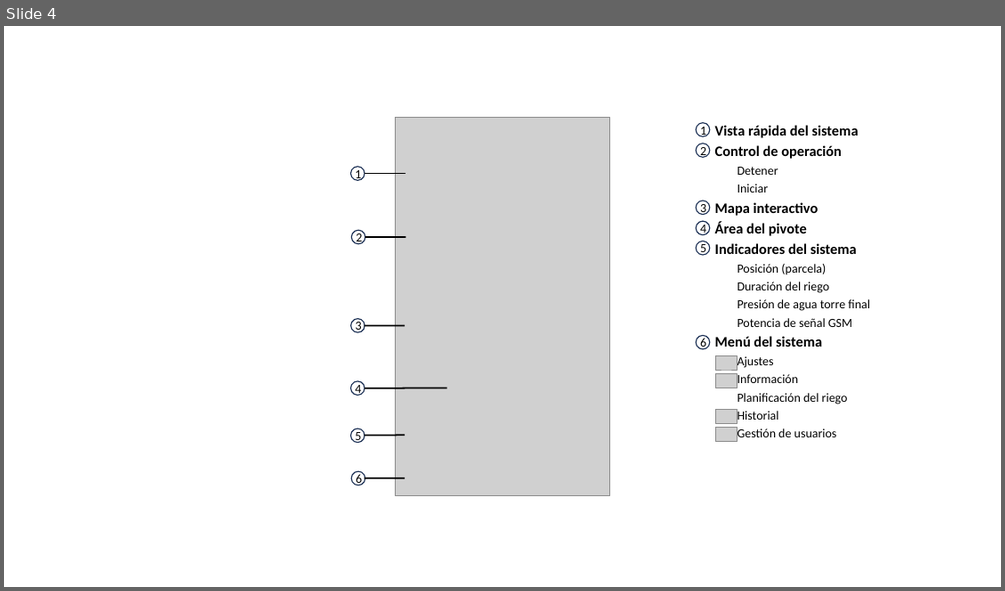
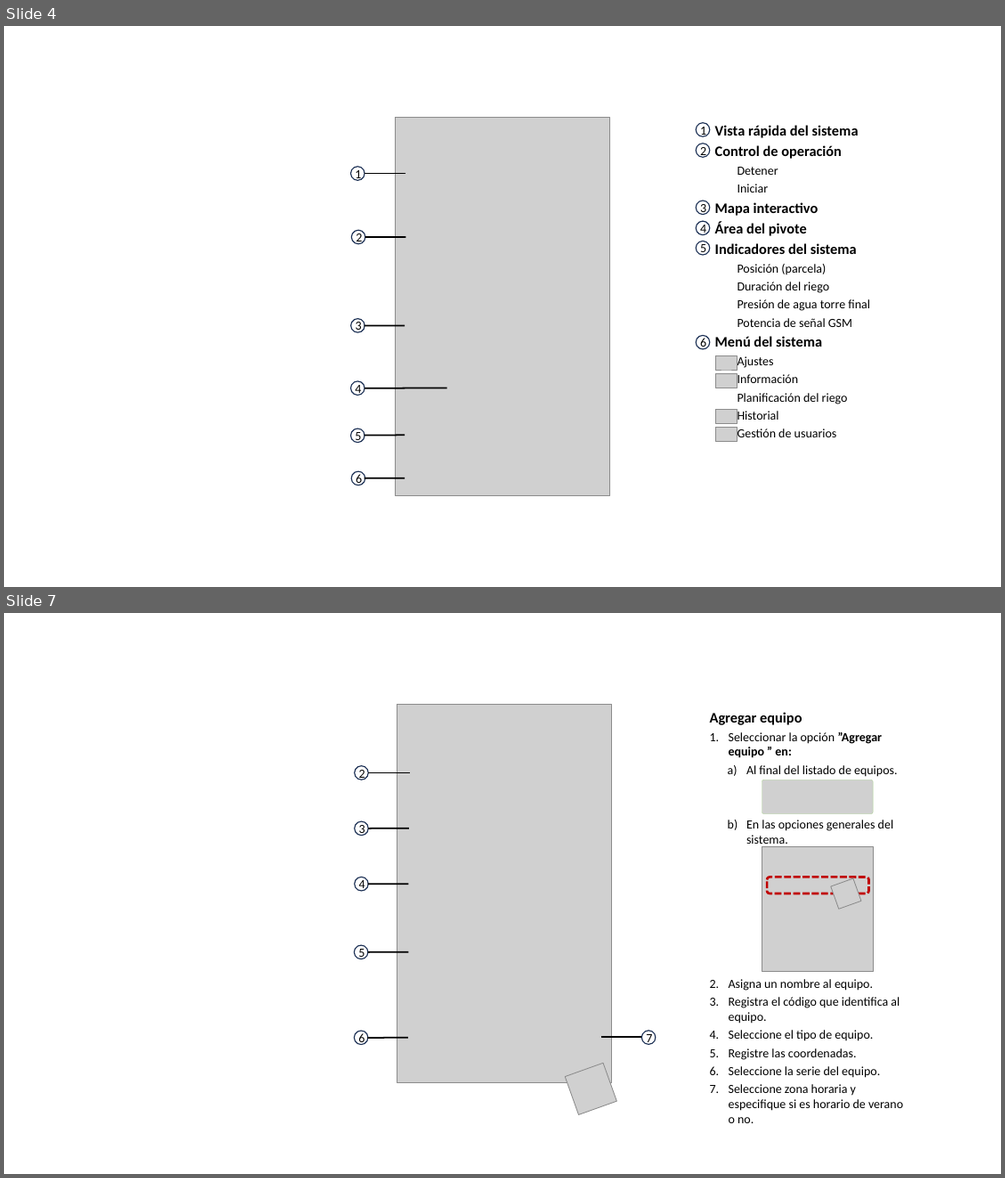
Before and after one commit to dta-labs/dta-agricola, a slide deck: Documentación/Protocolos/Ayuda.pptx. Shown one above the other, each under a label of ours: slide 4 before the commit, slides 4 and 7 after it; the slides between them are not shown. The pictures are 1005x591 and 1005x1178 pixels, drawn with LibreOffice and Linux fonts; fonts in the diff are those of the drawing; grey boxes stand for pictures; background and template pictures are left out. Boxes give left, top, right and bottom in pixels: in the first picture for what was removed or moved away, otherwise in the second. Text is boxed around its words. In the diff, an @@ line names an element or a change of style, - is before the commit and + after.

```diff
--- a/Documentación/Protocolos/Ayuda.pptx
+++ b/Documentación/Protocolos/Ayuda.pptx
@@ slide 7 added at <box>4,613,1001,1174</box>, background #FFFFFF @@
@@ picture added at <box>396,705,611,1083</box> @@
@@ text added at <box>710,712,903,1123</box>, 12 pt, text #000000 @@
+Agregar equipo
+1. Seleccionar la opción ”Agregar equipo ” en:
+  a) Al final del listado de equipos.
+  b) En las opciones generales del sistema.
+2. Asigna un nombre al equipo.
+3. Registra el código que identifica al equipo.
+4. Seleccione el tipo de equipo.
+5. Registre las coordenadas.
+6. Seleccione la serie del equipo.
+7. Seleccione zona horaria y especifique si es horario de verano o no.
@@ ellipse added at <box>355,765,369,779</box>, outline #1E3256 1 pt, 12 pt, text #000000 @@
+2
@@ line added from (410, 773) to (368, 773), #000000 1.5 pt @@
@@ picture added at <box>762,779,873,814</box> @@
@@ ellipse added at <box>355,821,369,835</box>, outline #1E3256 1 pt, 12 pt, text #000000 @@
+3
@@ line added from (409, 828) to (368, 828), #000000 1.5 pt @@
@@ picture added at <box>762,846,873,971</box> @@
@@ ellipse added at <box>355,877,369,892</box>, outline #1E3256 1 pt, 12 pt, text #000000 @@
+4
@@ rounded rectangle added at <box>767,877,868,893</box>, outline #C00000 2.25 pt dashed @@
@@ picture added at <box>831,878,861,908</box> @@
@@ line added from (409, 884) to (368, 884), #000000 1.5 pt @@
@@ ellipse added at <box>354,945,368,959</box>, outline #1E3256 1 pt, 12 pt, text #000000 @@
+5
@@ line added from (409, 952) to (368, 952), #000000 1.5 pt @@
@@ ellipse added at <box>354,1030,368,1045</box>, outline #1E3256 1 pt, 12 pt, text #000000 @@
+6
@@ line added from (408, 1038) to (367, 1038), #000000 1.5 pt @@
@@ line added from (600, 1037) to (642, 1037), #000000 1.5 pt @@
@@ ellipse added at <box>642,1030,656,1045</box>, outline #1E3256 1 pt, 12 pt, text #000000 @@
+7
@@ picture added at <box>566,1062,617,1114</box> @@
```
Also in this commit, not shown: 4 other slides added, 5 slides removed, 24 other files.
